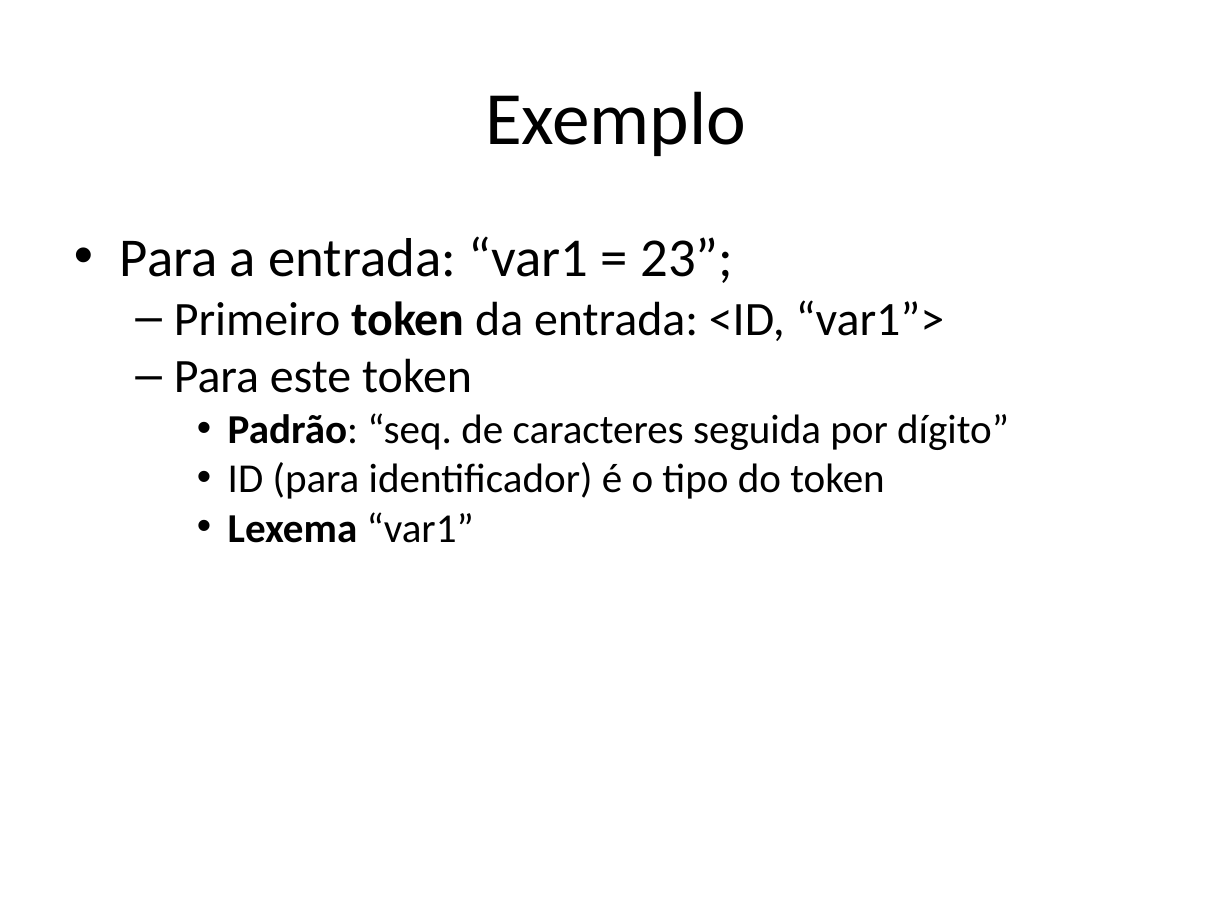
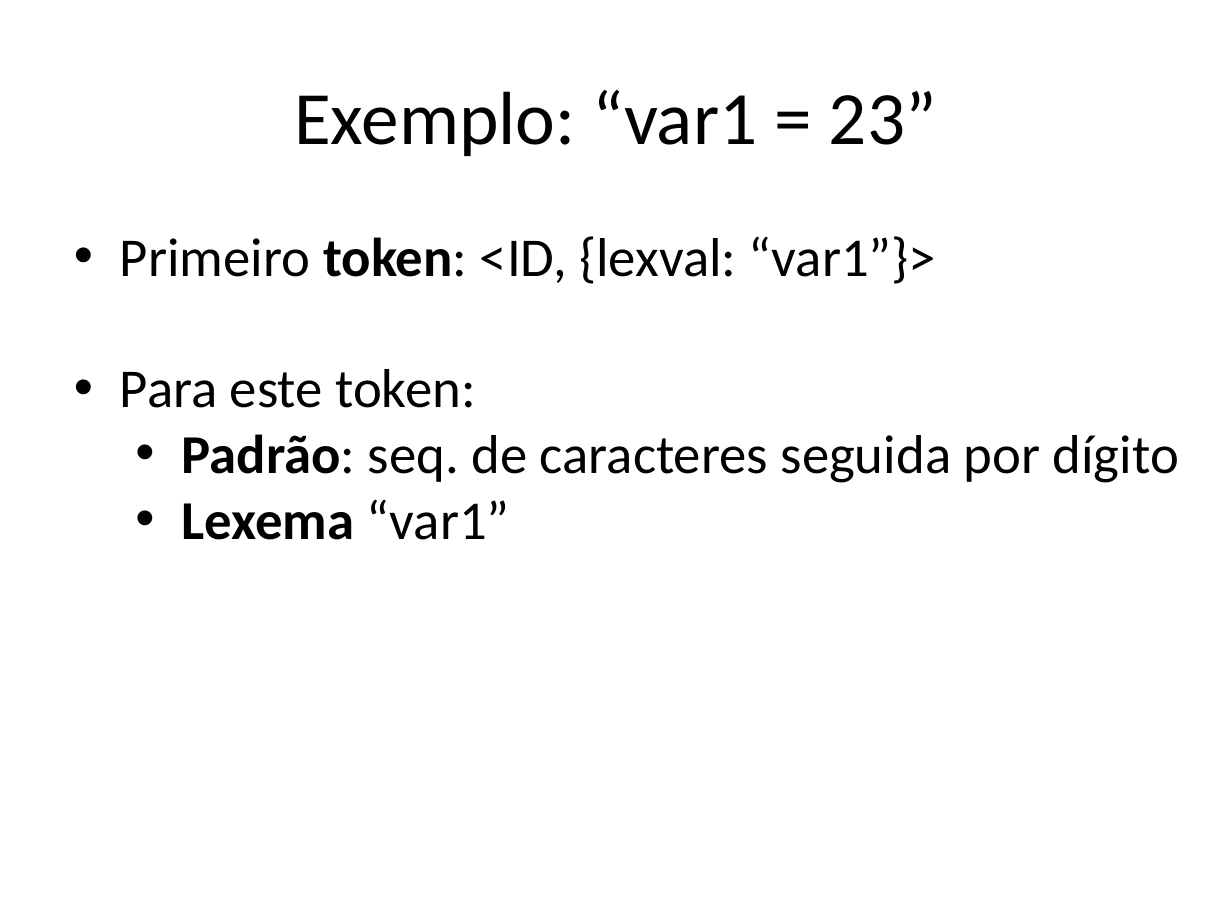
Before and after one commit to damorim/compilers-cin, a slide deck: slide 4 of slides-aulas/analise-lexica.pptx. Drawn at 1232x924 pixels with LibreOffice and Linux fonts; fonts in the diff are those of the drawing. Boxes give left, top, right and bottom in pixels: in the first picture for what was removed or moved away, otherwise in the second. Text is boxed around its words. In the diff, an @@ line names an element or a change of style, - is before the commit and + after.

```diff
--- a/slides-aulas/analise-lexica.pptx
+++ b/slides-aulas/analise-lexica.pptx
@@ text at [294,90,937,156]: text changed @@
-Exemplo
+Exemplo: “var1 = 23”
@@ text at [120,236,1179,483]: text changed; size 24 to 32 pt @@
-• Para a entrada: “var1 = 23”;
-  – Primeiro token da entrada: <ID, “var1”>
-  – Para este token
-    • Padrão: “seq. de caracteres seguida por dígito”
-    • ID (para identificador) é o tipo do token
+• Primeiro token: <ID, {lexval: “var1”}>
+• Para este token:
+  • Padrão: seq. de caracteres seguida por dígito
@@ text at [182,499,510,540]: size 24 to 32 pt in "Lexema “var1”"; list level 3 to 2 in "Lexema “var1”" @@
```
Also in this commit, not shown: 3 other slides changed, 2 slides added, 3 slides removed, 3 other files.
